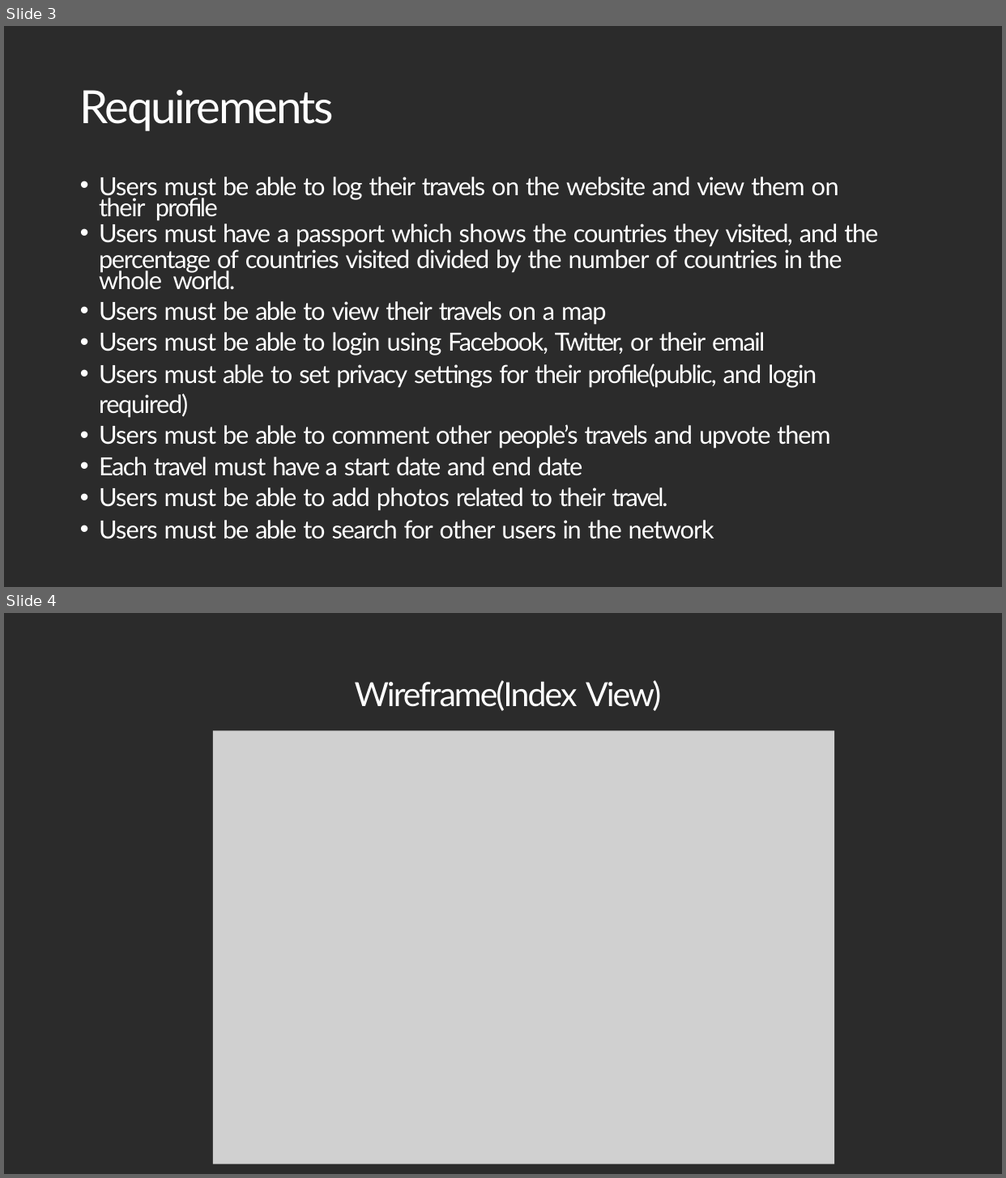
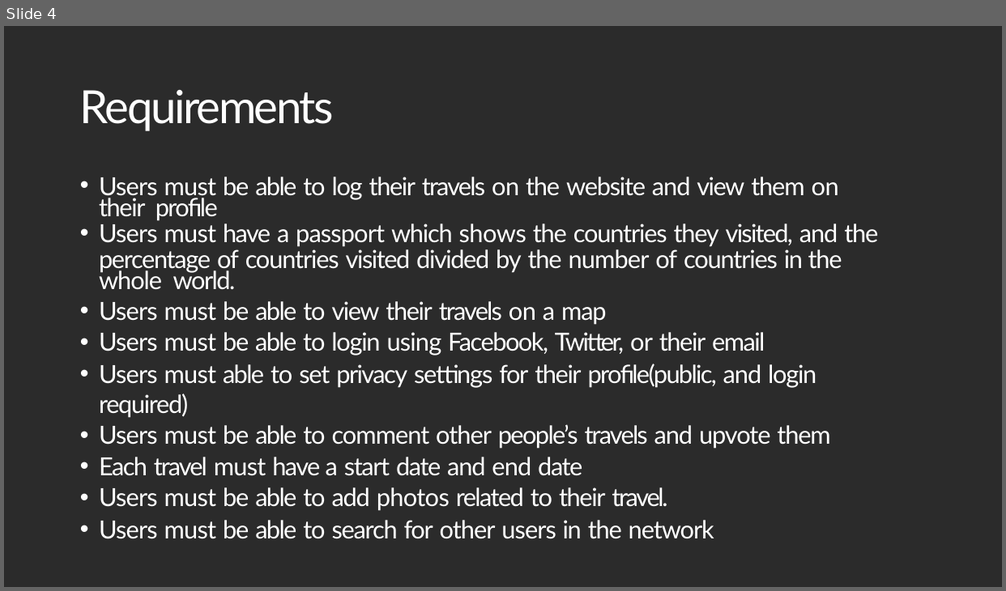
Before and after one commit to fmavb/travelmate, a slide deck: travelmate.pptx. Shown one above the other, each under a label of ours: slides 3 and 4 before the commit, slide 4 after it. The pictures are 1006x1178 and 1006x591 pixels, drawn with LibreOffice and Linux fonts; fonts in the diff are those of the drawing; grey boxes stand for pictures; background and template pictures are left out; a plain dark background stands for a picture behind light text. Boxes give left, top, right and bottom in pixels: in the first picture for what was removed or moved away, otherwise in the second. Text is boxed around its words. In the diff, an @@ line names an element or a change of style, - is before the commit and + after.

```diff
--- a/travelmate.pptx
+++ b/travelmate.pptx
@@ slide 4 removed at <box>4,613,1002,1174</box>, background picture (left out) @@
@@ title removed at <box>355,680,661,711</box> @@
-Wireframe(Index View)
@@ picture removed at <box>213,730,834,1164</box> @@
@@ what was slide 3 is now slide 4 @@
```
Also in this commit, not shown: 1 slide added, 6 other slides removed.
